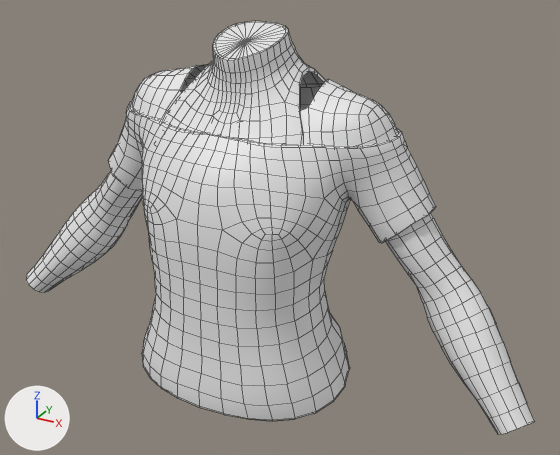
What one commit did to the FBX model Assets/BoZo_StylizedModularCharacters/Outfits/Base/Top/Outfit_Top_OpenShoulder/BSMC_Outfit_Top_OpenShoulder.fbx.
Camera for both pictures: a 50 mm lens placed at (0.525, -0.873, 1.707), pointed at (0.048, -0.004, 1.273). The axes (+X, +Y, +Z) are drawn at lower left. The lights are the same throughout. Mesh edges are drawn as thin lines. Materials are left out; every surface is plain grey. Where no turn or scale is listed for an object, it has been applied to the vertices.

In view in the first picture: 'BSMC_Outfit_Top_OpenShoulder'.
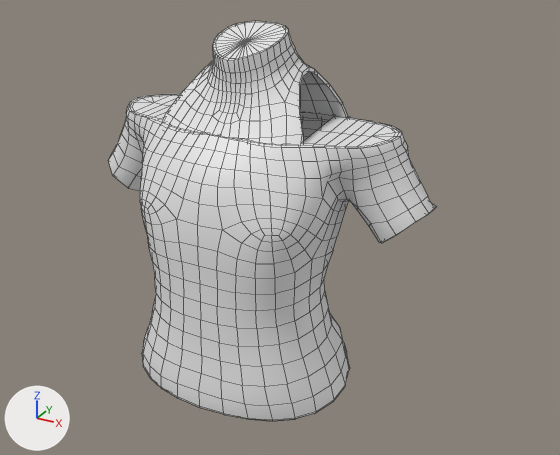
What changed in the scene script:
```text
Change me_mesh:
    used by ob_bsmc_outfit_top_openshoulder; location = (0.0, 0.0, 0.0)
    remove me_mesh.from_pydata(...)  # 1806 vertices, 1746 faces; spans x -0.423..0.423, y -0.15..0.109, z 1.044..1.543
    add me_mesh.from_pydata(...)  # 1227 vertices, 1230 faces; spans x -0.256..0.256, y -0.15..0.109, z 1.044..1.543
    me_mesh part 1: the loose piece of 211 vertices spanning x -0.204..0.204, y -0.097..0.081, z 1.375..1.479 is deleted
    me_mesh part 2: the loose piece of 184 vertices spanning x 0.179..0.423, y -0.064..0.063, z 1.073..1.338 is deleted
    me_mesh part 3: the loose piece of 184 vertices spanning x -0.423..-0.179, y -0.064..0.063, z 1.073..1.338 is deleted
    me_mesh part 4
    7 vertices in x 0.072..0.125, y -0.122..-0.078, z 1.255..1.364 move by (0.001, -0.002, 0.0)
    6 vertices in x 0.129..0.193, y -0.034..0.023, z 1.256..1.375 move by (-0.002, 0.0, 0.0)
    5 vertices in x 0.096..0.12, y -0.112..-0.09, z 1.276..1.315 move by (0.002, -0.003, 0.0)
    4 vertices in x 0.135..0.171, y -0.033..-0.016, z 1.278..1.357 move by (-0.004, 0.0, 0.0)
    3 vertices in x 0.14..0.172, y -0.055..0.026, z 1.32..1.334 move by (-0.003, 0.0, 0.0)
    3 vertices in x 0.07..0.129, y -0.111..-0.078, z 1.288..1.35 move by (0.0, -0.002, 0.0)
    78 vertices move from x 0.027..0.254, y -0.13..0.077, z 1.176..1.394 to x 0.027..0.255, y -0.13..0.078, z 1.176..1.393
    me_mesh part 5
    6 vertices in x -0.157..-0.135, y -0.033..0.004, z 1.278..1.355 move by (0.005, 0.0, 0.0)
    6 vertices in x -0.124..-0.072, y -0.122..-0.078, z 1.277..1.364 move by (-0.001, -0.002, 0.0)
    5 vertices in x -0.193..-0.129, y -0.034..0.02, z 1.256..1.375 move by (0.002, 0.0, 0.0)
    5 vertices in x -0.2..-0.127, y -0.05..0.017, z 1.269..1.389 move by (0.001, 0.0, 0.0)
    5 vertices in x -0.198..-0.058, y -0.126..0.036, z 1.278..1.382 move by (0.0, -0.001, 0.0)
    4 vertices in x -0.12..-0.096, y -0.112..-0.09, z 1.304..1.322 move by (-0.002, -0.003, 0.0)
    56 vertices move from x -0.242..-0.07, y -0.12..0.062, z 1.233..1.394 to x -0.237..-0.07, y -0.123..0.069, z 1.233..1.393
```

Where the change shows, as pixel boxes (x1, y1, x2, y2) in the pictures (560 x 455 px; the box of a moved part takes in the faces that stretch with it):
'BSMC_Outfit_Top_OpenShoulder', reshaped (35% narrower): before (26, 21, 535, 434); after (108, 21, 436, 421)
part 1 of me_mesh, deleted: before (131, 64, 399, 147)
part 2 of me_mesh, deleted: before (385, 213, 535, 434)
part 3 of me_mesh, deleted: before (26, 170, 143, 292)
part 4 of me_mesh, moved or reshaped: (217, 147, 436, 311) in both
part 5 of me_mesh, moved or reshaped: before (113, 119, 183, 267); after (113, 119, 183, 269)
